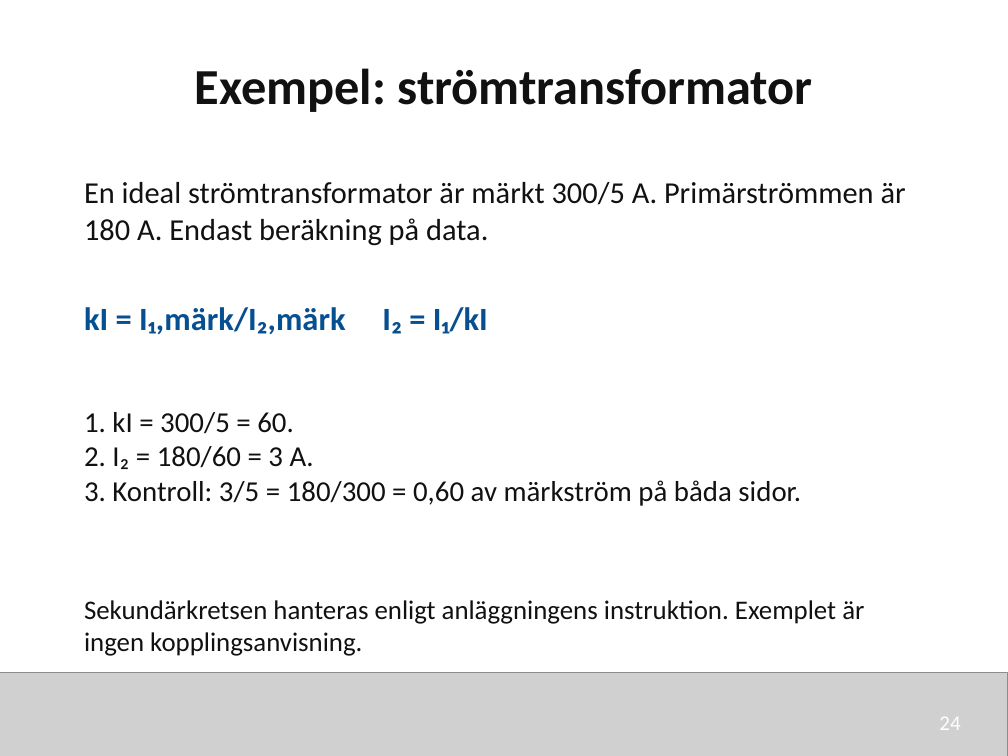
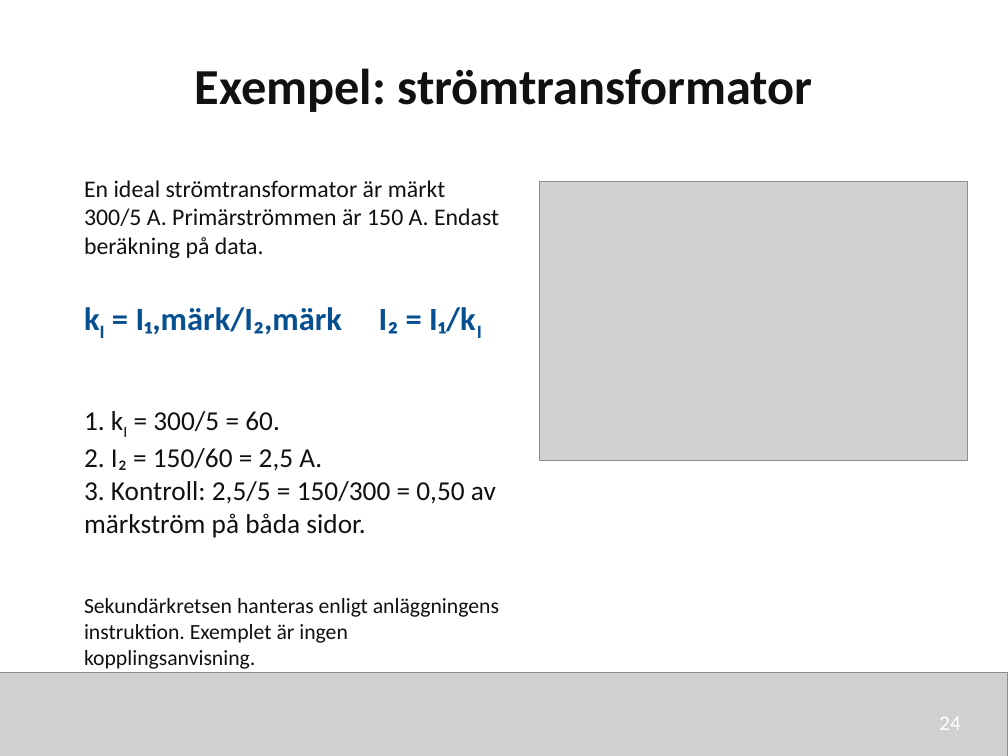
Before and after one commit to nj22az/nj22az.github.io, a slide deck: slide 24 of sjoskolan/vecka-44/aktuell/v44_02_Hogspanningssystem_elev.pptx. Drawn at 1008x756 pixels with LibreOffice and Linux fonts; fonts in the diff are those of the drawing; grey boxes stand for pictures. Boxes give left, top, right and bottom in pixels: in the first picture for what was removed or moved away, otherwise in the second. Text is boxed around its words. In the diff, an @@ line names an element or a change of style, - is before the commit and + after.

```diff
--- a/sjoskolan/vecka-44/aktuell/v44_02_Hogspanningssystem_elev.pptx
+++ b/sjoskolan/vecka-44/aktuell/v44_02_Hogspanningssystem_elev.pptx
@@ text at [84, 180, 499, 258]: text changed; size 21.8 to 17 pt @@
-En ideal strömtransformator är märkt 300/5 A. Primärströmmen är 180 A. Endast beräkning på data.
+En ideal strömtransformator är märkt 300/5 A. Primärströmmen är 150 A. Endast beräkning på data.
@@ picture added at [539, 181, 968, 460] @@
@@ text "kI = I₁,märk/I₂,märk I₂ = ..." at [136, 307, 475, 335]: now subscript in "kI I₁/kI" @@
@@ text at [84, 411, 280, 431]: size 20.6 to 19.5 pt in "1. kI = 300/5 = 60."; now subscript in "kI" @@
@@ text at [84, 448, 496, 538]: text changed; size 20.6 to 19.5 pt @@
-2. I₂ = 180/60 = 3 A.
-3. Kontroll: 3/5 = 180/300 = 0,60 av märkström på båda sidor.
+2. I₂ = 150/60 = 2,5 A.
+3. Kontroll: 2,5/5 = 150/300 = 0,50 av märkström på båda sidor.
@@ text "Sekundärkretsen hanteras enligt anläggningens instruktion. ..." at [84, 598, 499, 669]: size 19.1 to 15.5 pt @@
```
Also in this commit, not shown: 11 other slides changed, 11 other files.
